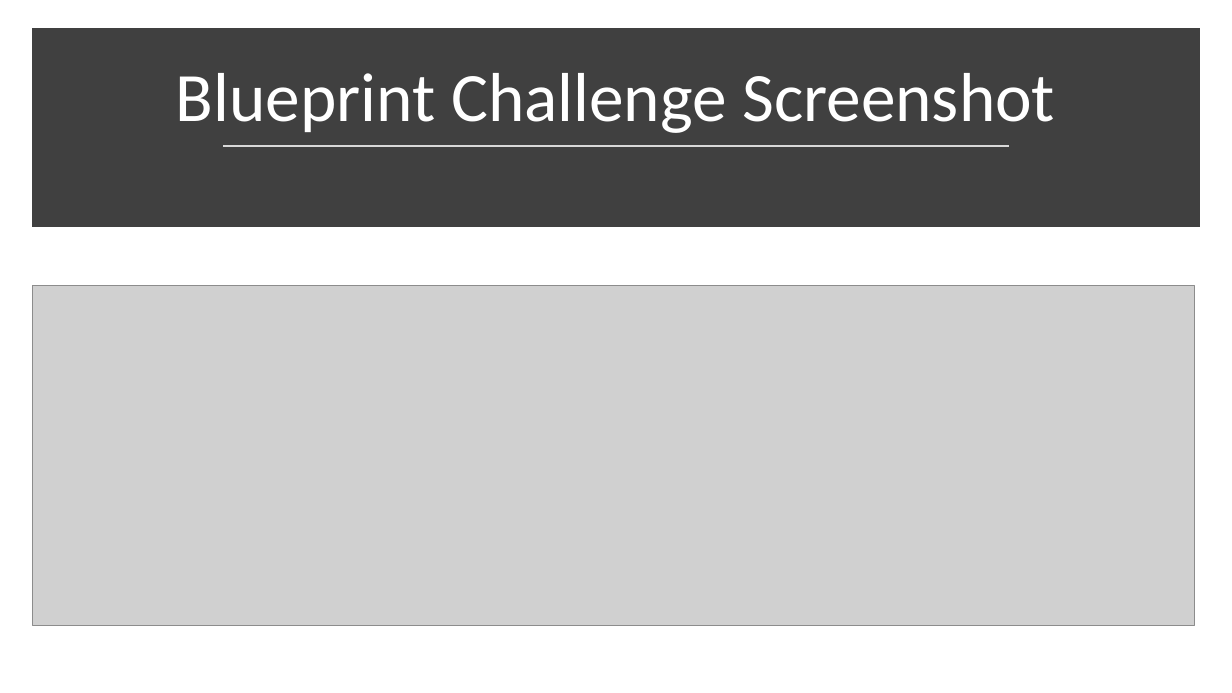
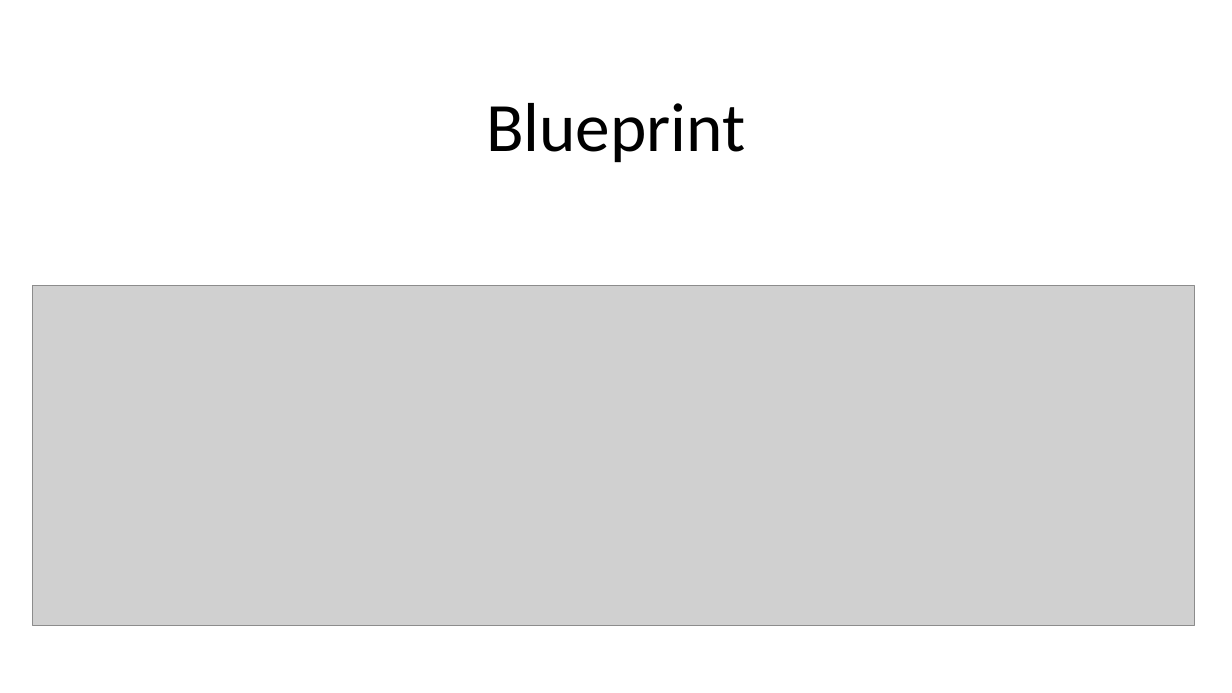
Before and after one commit to TheModin/AzureGovernance, a slide deck: slide 6 of Azure Governance Hack.pptx. Drawn at 1232x693 pixels with LibreOffice and Linux fonts; fonts in the diff are those of the drawing; grey boxes stand for pictures. Boxes give left, top, right and bottom in pixels: in the first picture for what was removed or moved away, otherwise in the second. Text is boxed around its words. In the diff, an @@ line names an element or a change of style, - is before the commit and + after.

Commit message:
Yea

```diff
--- a/Azure Governance Hack.pptx
+++ b/Azure Governance Hack.pptx
@@ rectangle removed at <box>38,35,1194,222</box> @@
@@ title at <box>486,103,746,163</box>: text changed; text colour #FFFFFF to #000000 @@
-Blueprint Challenge Screenshot
+Blueprint
@@ line removed from (224, 146) to (1009, 146) @@
```
Also in this commit, not shown: 2 other slides changed.
